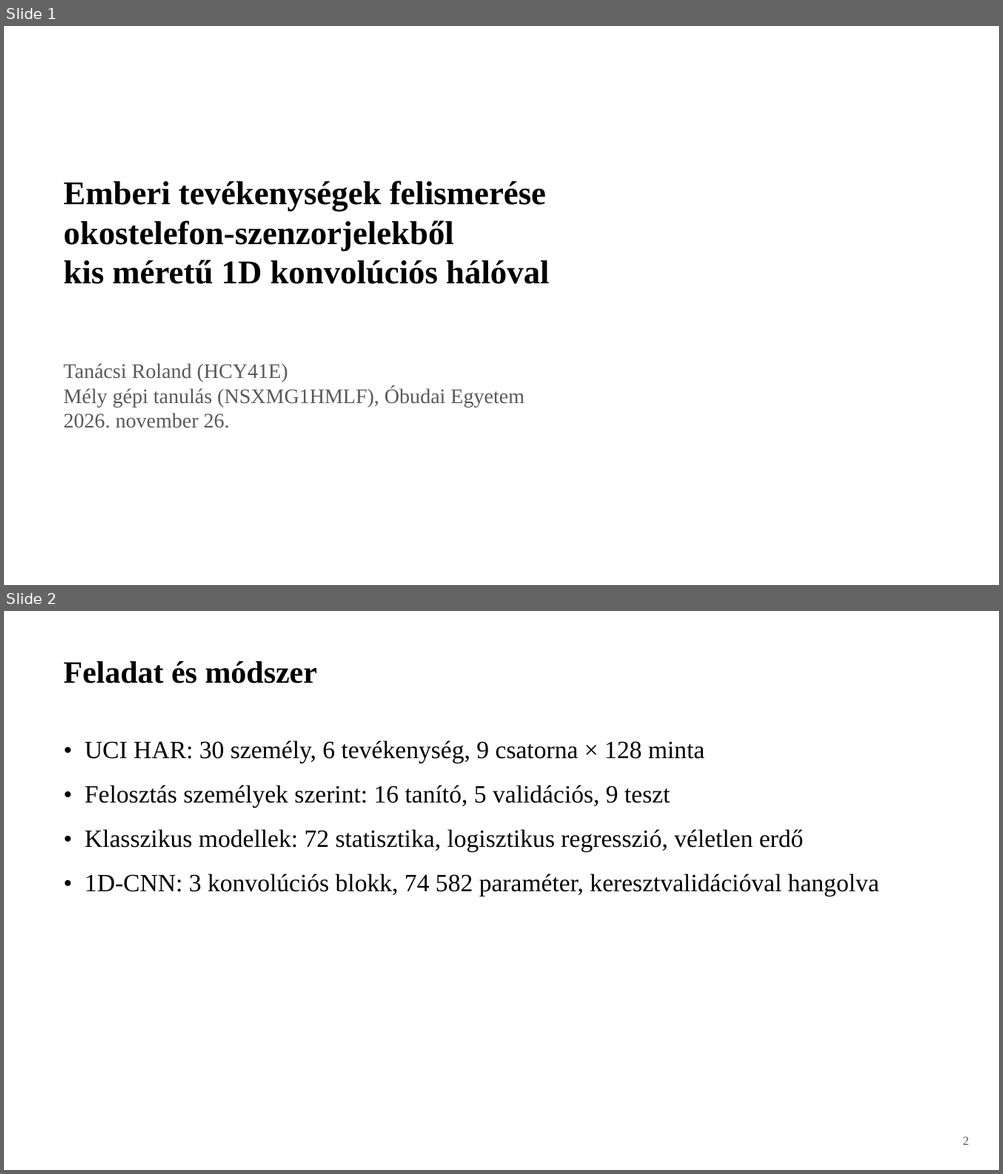
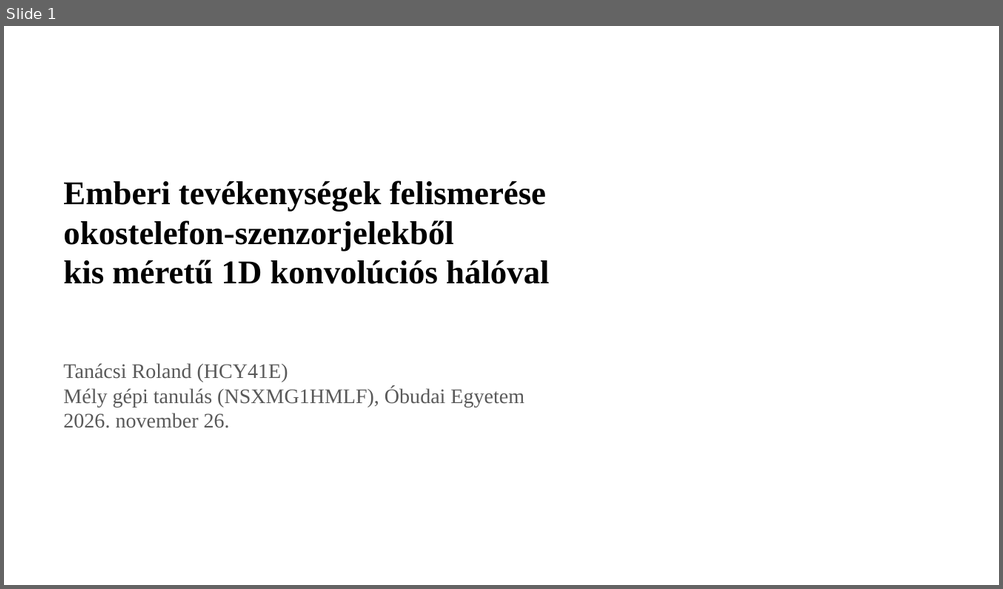
Before and after one commit to tanacsiroland/dl-har-project-hcy41e, a slide deck: docs/prezentacio.pptx. Shown one above the other, each under a label of ours: slides 1 and 2 before the commit, slide 1 after it. The pictures are 1003x1174 and 1003x589 pixels, drawn with LibreOffice and Linux fonts; fonts in the diff are those of the drawing. Boxes give left, top, right and bottom in pixels: in the first picture for what was removed or moved away, otherwise in the second. Text is boxed around its words. In the diff, an @@ line names an element or a change of style, - is before the commit and + after.

```diff
--- a/docs/prezentacio.pptx
+++ b/docs/prezentacio.pptx
@@ slide 2 removed at (4,611,999,1170), background #FFFFFF @@
@@ text removed at (63,661,317,684) @@
-Feladat és módszer
@@ text removed at (85,741,879,897) @@
-• UCI HAR: 30 személy, 6 tevékenység, 9 csatorna × 128 minta
-• Felosztás személyek szerint: 16 tanító, 5 validációs, 9 teszt
-• Klasszikus modellek: 72 statisztika, logisztikus regresszió, véletlen erdő
-• 1D-CNN: 3 konvolúciós blokk, 74 582 paraméter, keresztvalidációval hangolva
@@ text removed at (962,1137,968,1145) @@
-2
```
Also in this commit, not shown: 2 slides changed, 5 slides added, 3 other files.
